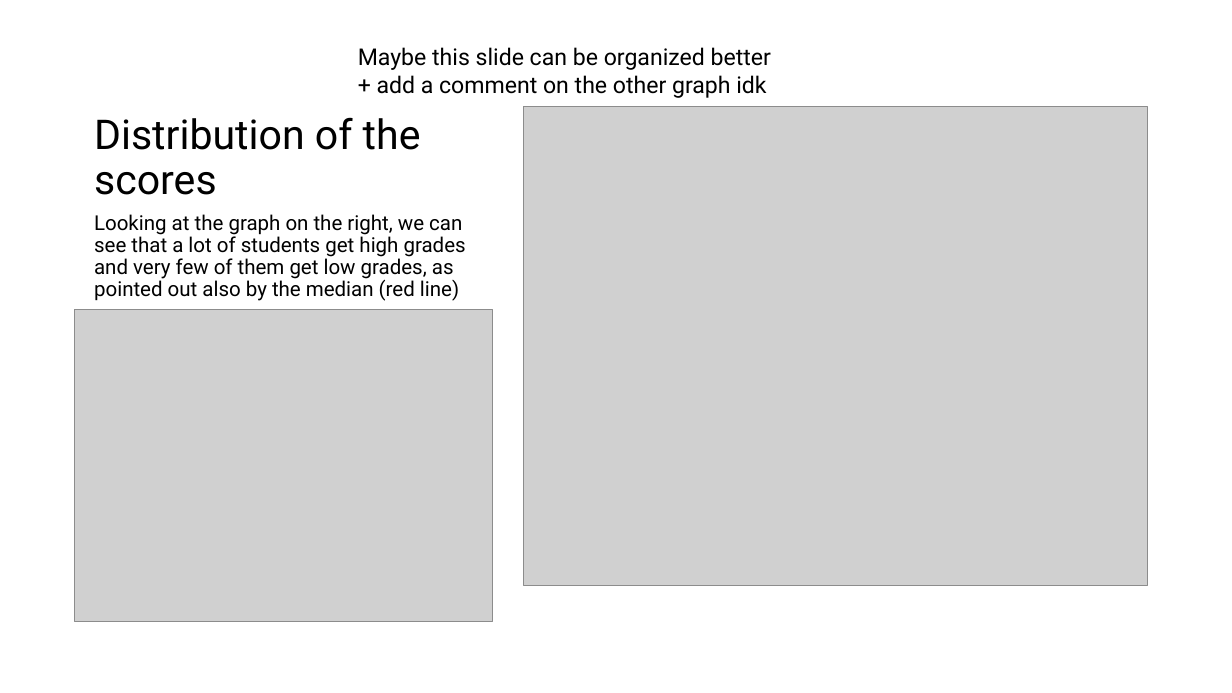
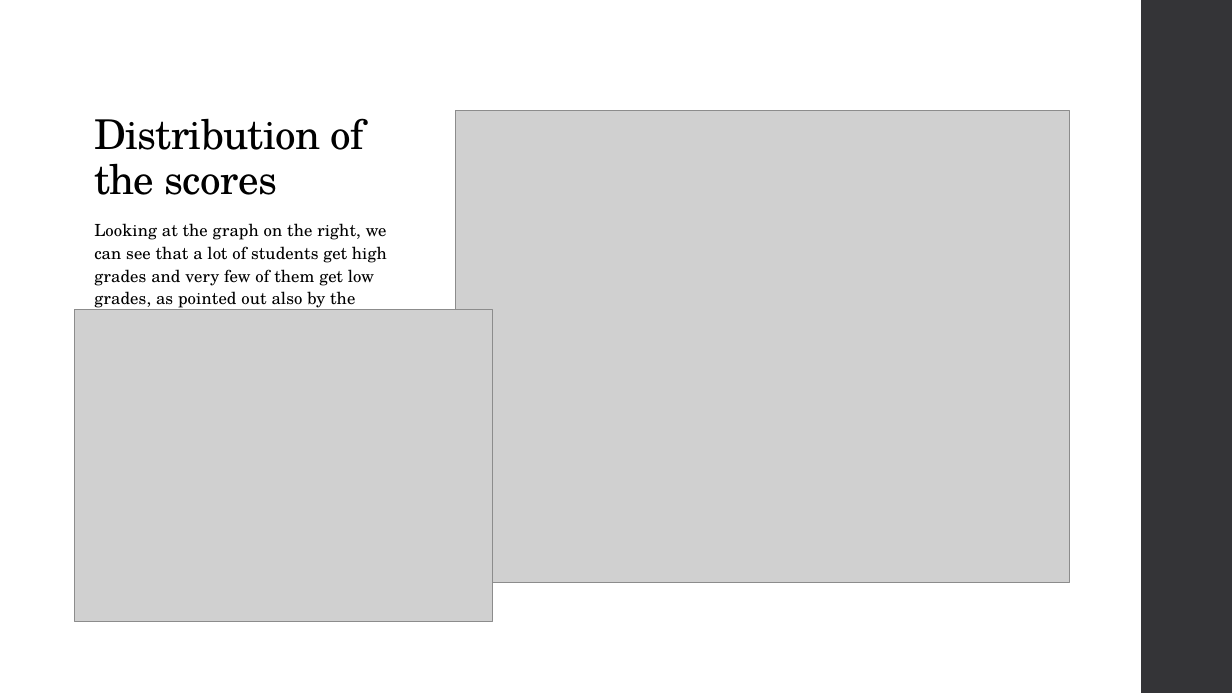
Before and after one commit to fskgiulia/JYUEF01, a slide deck: slide 2 of edm-project.pptx (slide 3 before the commit). Drawn at 1232x693 pixels with LibreOffice and Linux fonts; fonts in the diff are those of the drawing; grey boxes stand for pictures. Boxes give left, top, right and bottom in pixels: in the first picture for what was removed or moved away, otherwise in the second. Text is boxed around its words. In the diff, an @@ line names an element or a change of style, - is before the commit and + after.

```diff
--- a/edm-project.pptx
+++ b/edm-project.pptx
@@ rectangle added at [1141, 0, 1232, 693], fill #353537 @@
@@ title "Distribution of the scores" at [94, 118, 365, 195]: font Roboto to TeX Gyre Schola, letter spacing 0 to -0.5 pt @@
@@ text removed at [358, 47, 771, 98] @@
-Maybe this slide can be organized better + add a comment on the other graph idk
@@ picture: place and size @@
-picture at [524, 107, 1148, 586]
+picture at [456, 111, 1070, 582]
@@ text "Looking at the graph on ..." at [94, 223, 387, 333]: size 16 to 13 pt, font Roboto to TeX Gyre Schola, letter spacing 0 to 0.1 pt; line spacing 0.9 to 1.14 @@
```
Also in this commit, not shown: 3 other slides changed, 4 slides added, 2 slides removed.
